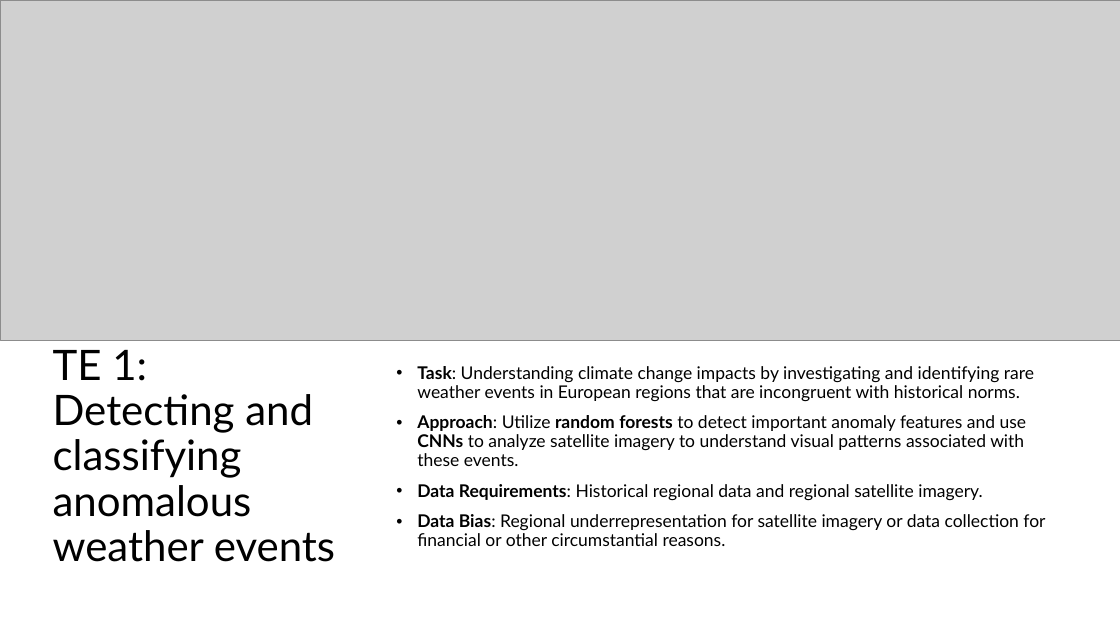
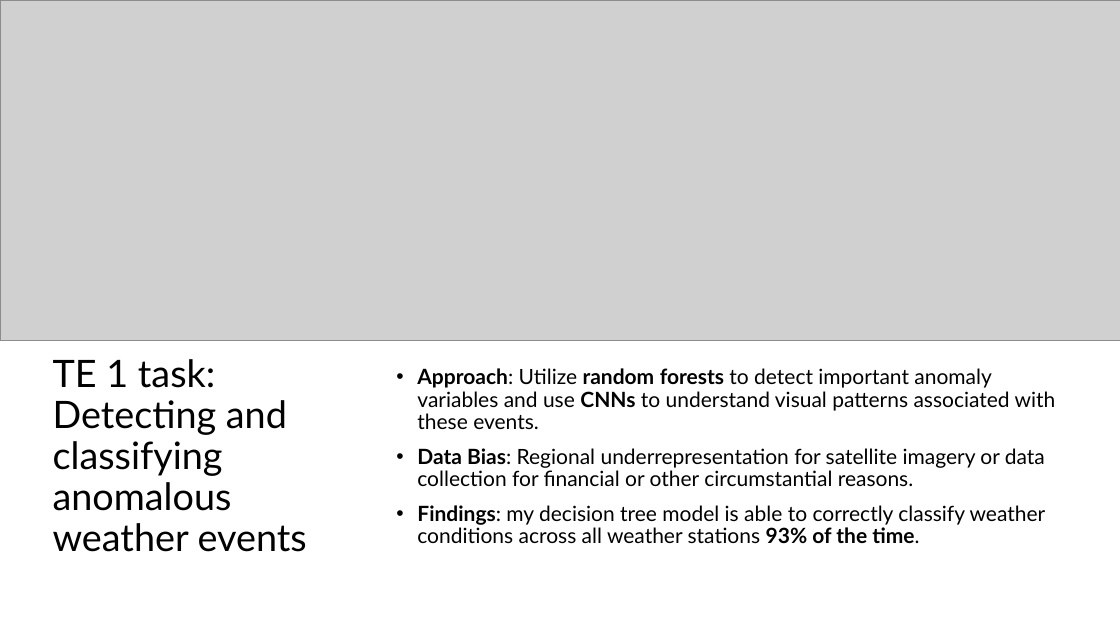
Before and after one commit to john-phil/ClimateWins-Unsupervised-ML, a slide deck: slide 9 of Project Overview/ClimateWins Final Presentation.pptx. Drawn at 1120x630 pixels with LibreOffice and Linux fonts; fonts in the diff are those of the drawing; grey boxes stand for pictures. Boxes give left, top, right and bottom in pixels: in the first picture for what was removed or moved away, otherwise in the second. Text is boxed around its words. In the diff, an @@ line names an element or a change of style, - is before the commit and + after.

```diff
--- a/Project Overview/ClimateWins Final Presentation.pptx
+++ b/Project Overview/ClimateWins Final Presentation.pptx
@@ title at (x1=53, y1=359, x2=307, y2=552): text changed; size 36 to 32.4 pt @@
-TE 1: Detecting and classifying anomalous weather events
+TE 1 task: Detecting and classifying anomalous weather events
@@ text at (x1=417, y1=368, x2=1056, y2=429): text changed; size 15 to 18 pt @@
-• Task: Understanding climate change impacts by investigating and identifying rare weather events in European regions that are incongruent with historical norms.
-• Approach: Utilize random forests to detect important anomaly features and use CNNs to analyze satellite imagery to understand visual patterns associated with these events.
-• Data Requirements: Historical regional data and regional satellite imagery.
+• Approach: Utilize random forests to detect important anomaly variables and use CNNs to understand visual patterns associated with these events.
@@ text at (x1=417, y1=448, x2=1045, y2=486): size 15 to 18 pt in "Data Bias: Regional underrepresentation for satellite imager ..." @@
@@ text at (x1=417, y1=505, x2=1046, y2=543): paragraph added @@
+• Findings: my decision tree model is able to correctly classify weather conditions across all weather stations 93% of the time.
```
Also in this commit, not shown: 7 other slides changed, 1 slide added, 2 slides removed.
